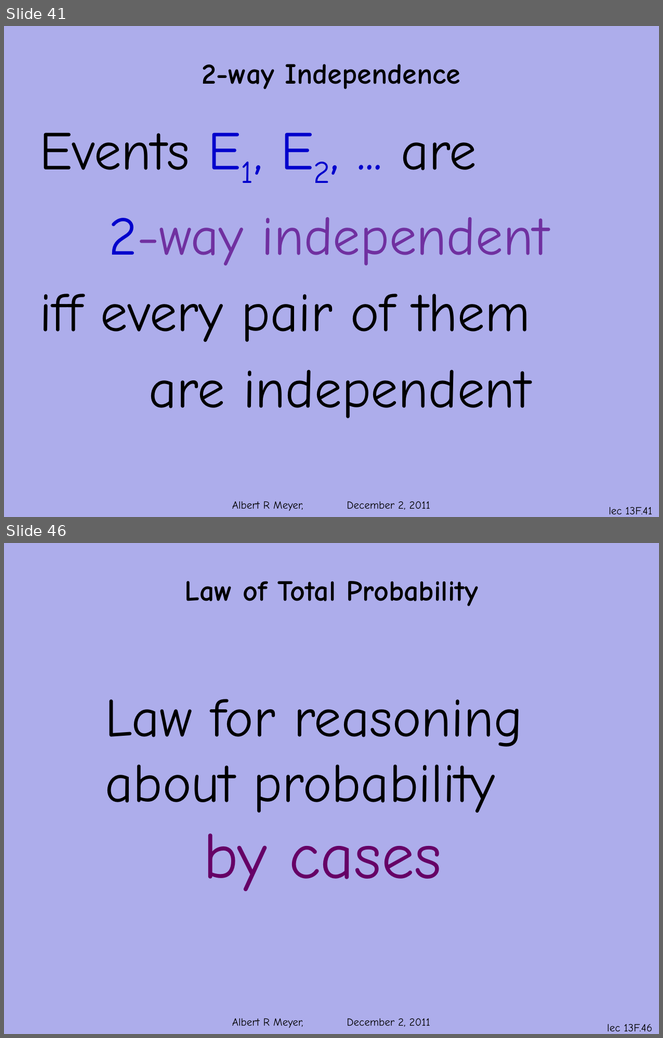
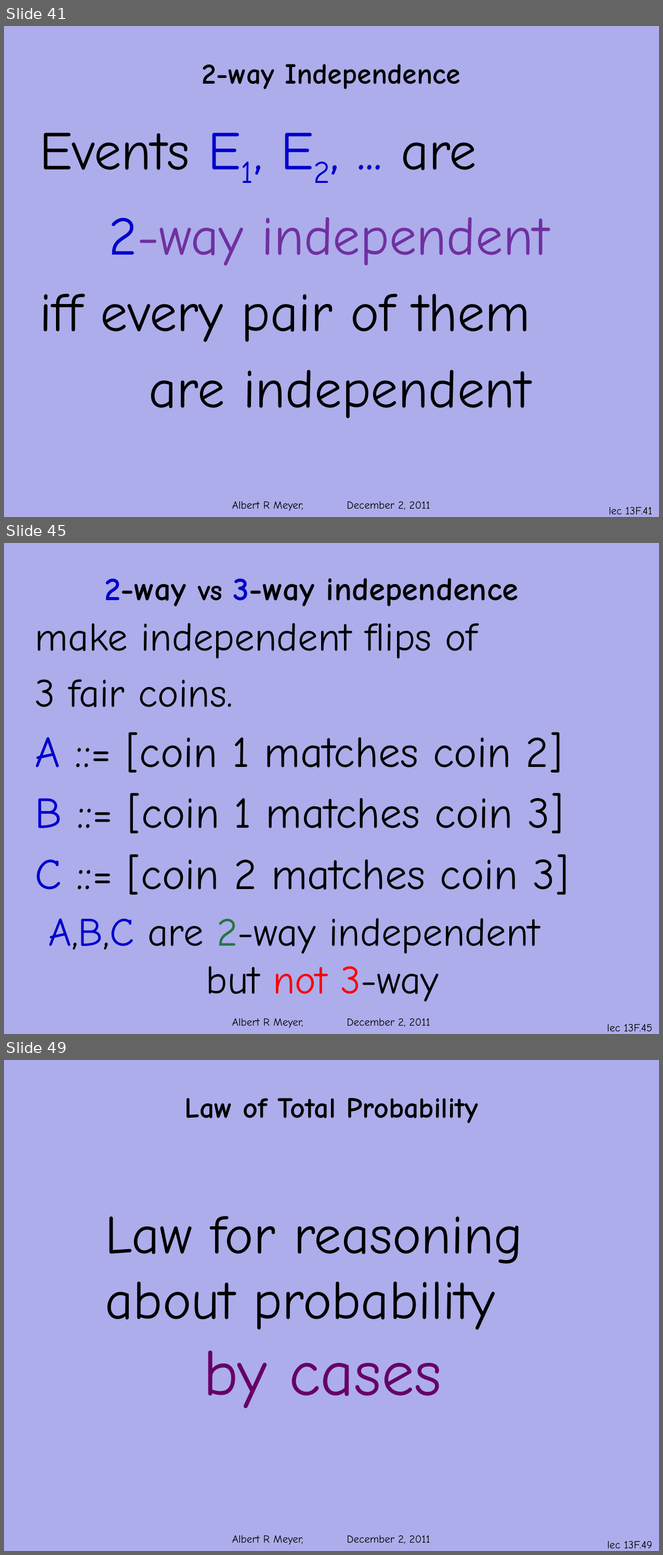
Before and after one commit to armeyer/mcs_web, a slide deck: fall11/slidesF11/slides13f.pptx. Shown one above the other, each under a label of ours: slides 41 and 46 before the commit, slides 41, 45 and 49 after it; the slides between them are not shown. The pictures are 663x1038 and 663x1555 pixels, drawn with LibreOffice and Linux fonts; fonts in the diff are those of the drawing; background and template pictures are left out. Boxes give left, top, right and bottom in pixels: in the first picture for what was removed or moved away, otherwise in the second. Text is boxed around its words. In the diff, an @@ line names an element or a change of style, - is before the commit and + after.

```diff
--- a/fall11/slidesF11/slides13f.pptx
+++ b/fall11/slidesF11/slides13f.pptx
@@ slide 45 added at (4,543,659,1034), background #ADADEB; not listed: 1 template element that a slide beside it also shows @@
@@ title added at (105,578,519,606), 36 pt, text #000000, bold @@
+2-way vs 3-way independence
@@ text added at (35,623,569,895), 48 pt, text #000000 @@
+make independent flips of
+3 fair coins.
+A ::= [coin 1 matches coin 2]
+B ::= [coin 1 matches coin 3]
+C ::= [coin 2 matches coin 3]
@@ text added at (48,918,540,1002), 44 pt, text #000000 @@
+A,B,C are 2-way independent
+but not 3-way
@@ page number added at (607,1024,652,1032), 12 pt, text #000000 @@
+lec 13F.45
@@ what was slide 46 is now slide 49 @@
@@ page number at (607,1541,653,1549): text changed @@
-lec 13F.46
+lec 13F.49
```
Also in this commit, not shown: 4 slides changed, 2 other slides added, 5 other files.
